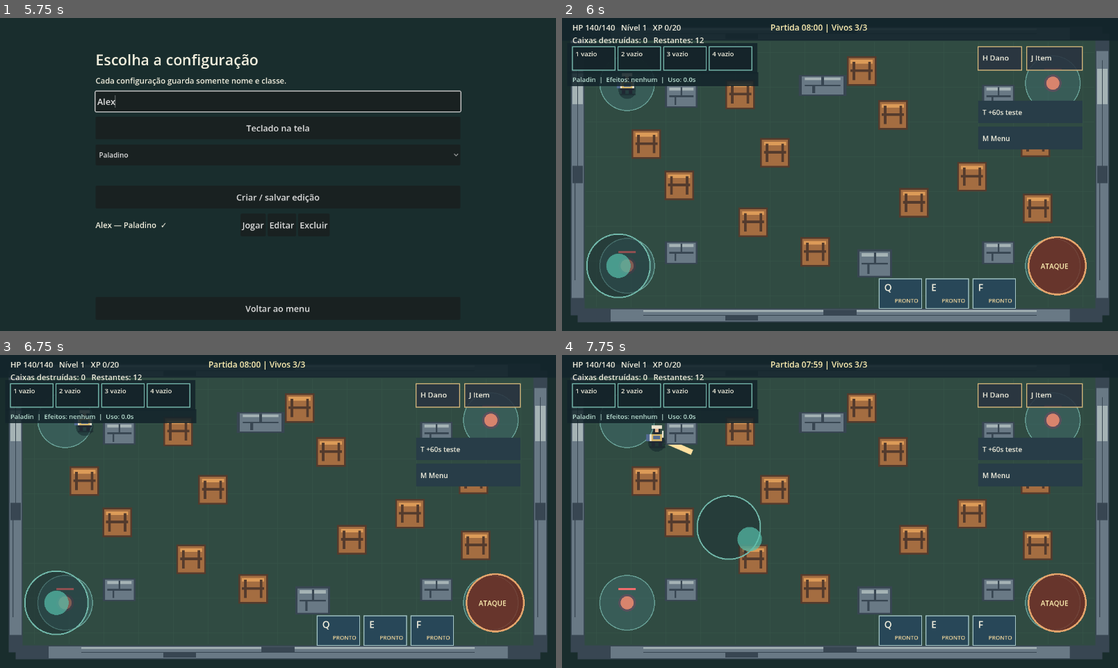
Above: before the commit, frames 1-4 (two rows, left to right).
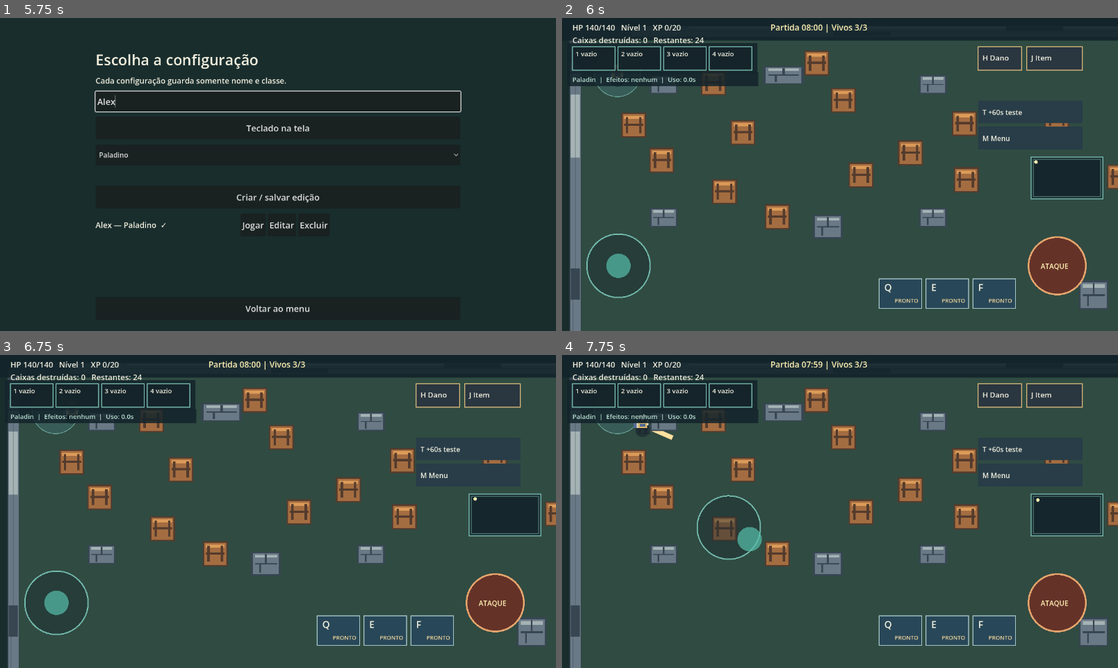
Above: after the commit, the same moments.

Repository: LRFSousa/RagArena
Game: Godot game, scene res://scenes/main.tscn
Same seed, same stepped clock (60 frames per second), same inputs: the game is played once before the commit and once after it.
Inputs (mouse positions are in pixels of both pictures, inside the frame that each line leads up to):
- Up to frame 1 (5.75 s): click (278, 102) at 0.52 s; type "Alex" at 0.6 s; click "Teclado na tela" at 1.25 s; click "Criar personagem local" at 2 s; click "Arena" at 2.75 s; click (278, 102) at 3.52 s; type "Alex" at 3.6 s; click "Criar / salvar edição" at 4.25 s; click (278, 102) at 5.02 s; type "Alex" at 5.1 s
- Up to frame 2 (6 s): click "Jogar" at 5.75 s
- Up to frame 3 (6.75 s): tap Enter at 6.5 s; move the mouse to (400, 495) at 6.52 s; hold D (move_right) from 6.53 s (still down); hold Space (attack) from 6.53 s (still down); click (400, 495) at 6.67 s
- Up to frame 4 (7.75 s): release D (move_right) at 7.25 s; release Space (attack) at 7.25 s; drag from (728, 527) to (812, 574) at 7.27 s

Frame 1 is identical in both runs. In frame 2, 24% of the frame differs, in the area x 1-100%, y 6-100%; in frame 3, 24%; in frame 4, 24%.

Commit message:
Add following camera and expanded arena preview

Diff:
--- a/scripts/arena.gd
+++ b/scripts/arena.gd
@@ -14,8 +14,9 @@
 const MatchScript = preload("res://scripts/match_controller.gd")
 const GameAudioScript = preload("res://scripts/game_audio.gd")
 const ArenaHudScript = preload("res://scripts/arena_hud.gd")
-const ARENA := Rect2(52, 52, 1176, 616)
-const SPAWNS := [Vector2(150, 150), Vector2(1130, 150), Vector2(150, 570), Vector2(1130, 570)]
+const WORLD_SIZE := Vector2(2560, 1440)
+const ARENA := Rect2(52, 52, 2456, 1336)
+const SPAWNS := [Vector2(150, 150), Vector2(2350, 150), Vector2(150, 1290), Vector2(2350, 1290)]
 
 @export var balance: GameBalance = preload("res://resources/balance.tres")
 @export var class_balance: ClassBalance = preload("res://resources/classes.tres")
@@ -27,6 +28,7 @@
 @export var attack_range := 92.0
 
 var player
+var camera: Camera2D
 var progression
 var inventory
 var combat
@@ -66,6 +68,17 @@
 	player = PlayerScene.instantiate()
 	player.position = SPAWNS[0]
 	add_child(player)
+	camera = Camera2D.new()
+	camera.name = "FollowingCamera"
+	camera.zoom = Vector2(0.85, 0.85)
+	camera.limit_left = 0
+	camera.limit_top = 0
+	camera.limit_right = int(WORLD_SIZE.x)
+	camera.limit_bottom = int(WORLD_SIZE.y)
+	camera.position_smoothing_enabled = true
+	camera.position_smoothing_speed = 7.0
+	player.add_child(camera)
+	camera.make_current()
 	combat = CombatScript.new()
 	add_child(combat)
 	combat.configure(self, player, inventory, progression, class_balance)
@@ -102,22 +115,33 @@
 
 func create_obstacles() -> void:
 	for wall in [
-		[Vector2(640, 36), Vector2(1208, 32)],
-		[Vector2(640, 684), Vector2(1208, 32)],
-		[Vector2(36, 360), Vector2(32, 648)],
-		[Vector2(1244, 360), Vector2(32, 648)],
+		[Vector2(1280, 36), Vector2(2496, 32)],
+		[Vector2(1280, 1404), Vector2(2496, 32)],
+		[Vector2(36, 720), Vector2(32, 1368)],
+		[Vector2(2524, 720), Vector2(32, 1368)],
 		[Vector2(275, 180), Vector2(75, 52)],
 		[Vector2(1005, 180), Vector2(75, 52)],
 		[Vector2(275, 540), Vector2(75, 52)],
 		[Vector2(1005, 540), Vector2(75, 52)],
 		[Vector2(600, 155), Vector2(110, 48)],
-		[Vector2(720, 565), Vector2(80, 65)]]:
+		[Vector2(720, 565), Vector2(80, 65)],
+		[Vector2(1690, 240), Vector2(100, 60)],
+		[Vector2(1950, 970), Vector2(90, 70)],
+		[Vector2(870, 1100), Vector2(120, 48)],
+		[Vector2(1440, 750), Vector2(80, 80)],
+		[Vector2(2230, 180), Vector2(75, 52)],
+		[Vector2(275, 1250), Vector2(75, 52)],
+		[Vector2(2230, 1250), Vector2(75, 52)]]:
 		add_obstacle(WallScene, wall[0], wall[1])
 	for pos in [
 		Vector2(194, 290), Vector2(410, 176), Vector2(490, 310),
 		Vector2(762, 223), Vector2(1090, 286), Vector2(270, 385),
 		Vector2(440, 470), Vector2(583, 538), Vector2(810, 425),
-		Vector2(944, 365), Vector2(1095, 438), Vector2(690, 122)]:
+		Vector2(944, 365), Vector2(1095, 438), Vector2(690, 122),
+		Vector2(1340, 270), Vector2(1510, 430), Vector2(1800, 340),
+		Vector2(2200, 440), Vector2(2010, 640), Vector2(1660, 900),
+		Vector2(2260, 1110), Vector2(1810, 1190), Vector2(1380, 1070),
+		Vector2(1040, 920), Vector2(560, 1130), Vector2(380, 980)]:
 		add_obstacle(CrateScene, pos, Vector2(68, 68))
 
 func add_obstacle(scene: PackedScene, at_position: Vector2, at_size: Vector2) -> void:
@@ -330,17 +354,17 @@
 		get_tree().call_deferred("reload_current_scene")
 
 func _draw() -> void:
-	draw_rect(Rect2(Vector2.ZERO, Vector2(1280, 720)), Color("192d2d"))
+	draw_rect(Rect2(Vector2.ZERO, WORLD_SIZE), Color("192d2d"))
 	draw_rect(ARENA, Color("304b42"))
 	if match_controller != null and match_controller.elapsed >= match_settings.shrink_start:
 		var safe: Rect2 = match_controller.current_safe_rect
 		var shade := Color(0.65, 0.1, 0.1, 0.56)
 		for strip in [Rect2(ARENA.position, Vector2(ARENA.size.x, safe.position.y - ARENA.position.y)), Rect2(Vector2(ARENA.p …(276 unchanged characters)…
 			draw_rect(strip, shade)
-	for x in range(80, 1230, 80):
-		draw_line(Vector2(x, 55), Vector2(x, 665), Color("365449"), 1)
-	for y in range(80, 670, 80):
-		draw_line(Vector2(55, y), Vector2(1225, y), Color("365449"), 1)
+	for x in range(80, int(ARENA.end.x), 80):
+		draw_line(Vector2(x, ARENA.position.y), Vector2(x, ARENA.end.y), Color("365449"), 1)
+	for y in range(80, int(ARENA.end.y), 80):
+		draw_line(Vector2(ARENA.position.x, y), Vector2(ARENA.end.x, y), Color("365449"), 1)
 	for spawn in SPAWNS:
 		draw_circle(spawn, 63, Color(0.29, 0.52, 0.53, 0.3))
 		draw_arc(spawn, 63, 0, TAU, 48, Color("6ca69c"), 2)
--- a/scripts/arena_hud.gd
+++ b/scripts/arena_hud.gd
@@ -31,6 +31,18 @@
 		draw_string(ThemeDB.fallback_font, Vector2(968, 223), "T +60s teste", HORIZONTAL_ALIGNMENT_LEFT, -1, 16, Color("f3f0df"))
 	draw_rect(Rect2(958, 250, 240, 52), Color("283d48"))
 	draw_string(ThemeDB.fallback_font, Vector2(968, 283), "M Menu", HORIZONTAL_ALIGNMENT_LEFT, -1, 16, Color("f3f0df"))
+	# Minimap provisório: mostra limites, área segura e jogador, sem revelar oponentes.
+	var map_box := Rect2(1080, 320, 165, 96)
+	draw_rect(map_box, Color("13242be8"))
+	draw_rect(map_box, Color("79bcb0"), false, 2)
+	if arena.match_controller != null and arena.player != null:
+		var world: Rect2 = arena.ARENA
+		var inset := map_box.grow(-5)
+		var safe: Rect2 = arena.match_controller.current_safe_rect
+		var safe_box := Rect2(inset.position + (safe.position - world.position) / world.size * inset.size, safe.size / world.size * inset.size)
+		draw_rect(safe_box, Color("83bda878"), false, 2)
+		var dot: Vector2 = inset.position + (arena.player.position - world.position) / world.size * inset.size
+		draw_circle(dot, 4, Color("fff1b3"))
 	for i in range(3):
 		var box := Rect2(730 + i * 108, 600, 98, 68)
 		draw_rect(box, Color("284758"))
--- a/scripts/match_controller.gd
+++ b/scripts/match_controller.gd
@@ -3,8 +3,8 @@
 
 signal match_ended(result: Dictionary)
 
-const FULL_ARENA := Rect2(52, 52, 1176, 616)
-const SPAWNS := [Vector2(150, 150), Vector2(1130, 150), Vector2(150, 570), Vector2(1130, 570), Vector2(640, 360)]
+const FULL_ARENA := Rect2(52, 52, 2456, 1336)
+const SPAWNS := [Vector2(150, 150), Vector2(2350, 150), Vector2(150, 1290), Vector2(2350, 1290), Vector2(1280, 720)]
 
 var settings: MatchSettings
 var arena: Node2D
--- a/scripts/match_settings.gd
+++ b/scripts/match_settings.gd
@@ -7,7 +7,7 @@
 @export_range(0.0, 3600.0, 1.0) var shrink_start := 300.0
 @export_range(1.0, 1800.0, 1.0) var shrink_duration := 180.0
 @export_range(0.0, 120.0, 1.0) var warning_lead := 30.0
-@export_range(0.0, 300.0, 1.0) var max_inset := 240.0
+@export_range(0.0, 700.0, 1.0) var max_inset := 480.0
 @export_range(0.1, 10.0, 0.1) var wall_update_interval := 1.0
 
 func safe_rect(arena_rect: Rect2, elapsed: float) -> Rect2:
--- a/tests/release01_smoke.gd
+++ b/tests/release01_smoke.gd
@@ -50,7 +50,7 @@
 	if crate == null:
 		return
 	check(crate.hp == 45, "caixa inicia com 45 HP")
-	check(arena.wooden_blocks == 12, "12 caixas no mapa")
+	check(arena.wooden_blocks == 24, "24 caixas no mapa ampliado")
 	arena.player.position = Vector2(194, 210)
 	arena.player.facing = Vector2.DOWN
 	for i in range(hits_needed):
@@ -59,7 +59,7 @@
 		if i < hits_needed - 1:
 			check(is_instance_valid(crate) and crate.hp > 0, "nível %d: caixa resiste ao golpe %d" % [level, i + 1])
 	check(arena.destroyed_blocks == 1, "nível %d: destrói em %d golpes" % [level, hits_needed])
-	check(arena.wooden_blocks == 11, "contador de restantes atualizado")
+	check(arena.wooden_blocks == 23, "contador de restantes atualizado")
 	check("Caixas destruídas: 1" in arena.hud.text, "HUD mostra caixa destruída")
 	arena.attack_held = false
 	arena.attack_touch = -1
@@ -154,4 +154,4 @@
 	await process_frame
 	await process_frame
 	var restarted := current_scene
-	check(restarted.destroyed_blocks == 0 and restarted.wooden_blocks == 12, "reinício limpa contadores")
+	check(restarted.destroyed_blocks == 0 and restarted.wooden_blocks == 24, "reinício limpa contadores")
--- a/tests/release04_smoke.gd
+++ b/tests/release04_smoke.gd
@@ -80,7 +80,7 @@
 	arena._input(restart_touch)
 	await process_frame
 	await process_frame
-	check(current_scene != old_arena and current_scene.match_co …(112 unchanged characters)… = "" and current_scene.wooden_blocks == 12 and current_scene.destroyed_blocks == 0 …(62 unchanged characters)…
+	check(current_scene != old_arena and current_scene.match_co …(112 unchanged characters)… = "" and current_scene.wooden_blocks == 24 and current_scene.destroyed_blocks == 0 …(62 unchanged characters)…
 	remove_arena(current_scene)
 	await process_frame
 	arena = make_arena(3)
--- a/tests/release07_smoke.gd
+++ b/tests/release07_smoke.gd
@@ -43,6 +43,17 @@
 	check(arena.ATTACK_CENTER.distance_to(Vector2(130, 570)) > arena.ATTACK_TOUCH_RADIUS + 73.0, "ataque separado do joystick")
 	check("HP" in arena.hud.text and "Partida" in arena.status_hud.text, "HUD mostra vida e cronômetro")
 	check(arena.hud_layer is CanvasLayer and arena.hud.get_parent() == arena.hud_layer and arena.hud_view.get_parent() == arena.hud_layer, "HUD independente das coordenadas do mundo")
+	check(arena.camera is Camera2D and arena.camera.get_parent() == arena.player and arena.camera.zoom == Vector2(0.85, 0.85), "câmera afastada acompanha personagem")
+	check(arena.ARENA.size == Vector2(2456, 1336) and not Rect2(0, 0, 1280, 720).has_point(arena.match_controller.SPAWNS[1]), "mapa e spawn ultrapassam uma tela")
+	var touch := InputEventScreenTouch.new()
+	touch.index = 4
+	touch.pressed = true
+	touch.position = Vector2(1140, 570)
+	arena.player.position = Vector2(1800, 1000)
+	arena._input(touch)
+	check(arena.attack_held, "ataque continua em coordenadas de tela após mover no mundo")
+	touch.pressed = false
+	arena._input(touch)
 	check(arena.game_audio.streams.size() == 4 and arena.game_audio.streams["pickup"].data.size() > 0, "efeitos de áudio disponíveis")
 	arena.queue_free()
 	if failures == 0:
Not shown, changed: docs/BACKLOG.md
Not shown, changed: docs/CHANGELOG.md
Not shown, changed: docs/GAME_DESIGN.md
Not shown, changed: docs/PENDENCIAS.md
Not shown, changed: docs/RELATORIOS/RELATORIO_07.md
